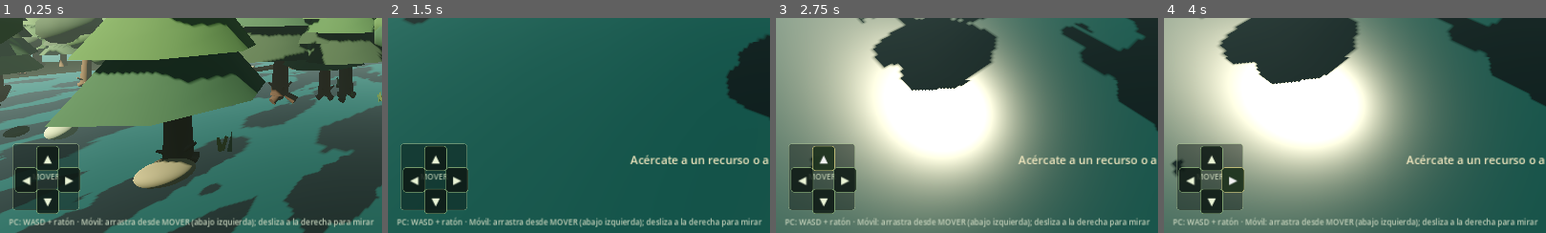
Above: before the commit, frames 1-4 (left to right).
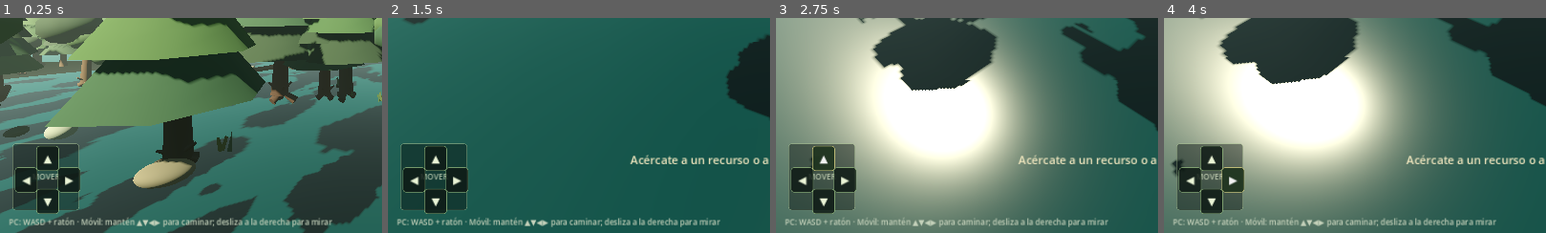
Above: after the commit, the same moments.

Repository: nicolamona/wildline
Game: Godot game, scene res://scenes/main.tscn
The game is run twice, just before and just after one commit, with the same random seed, the same clock (stepped at 60 frames per second) and the same inputs.
Inputs (mouse positions are % of the whole screen's width and height, from its top left):
- Up to frame 1 (0.25 s): no input
- Up to frame 2 (1.5 s): tap Enter at 0.5 s; move the mouse to (55, 50) at 0.52 s; hold W 0.53-1.25 s; hold Shift 0.53-1.25 s; click (55, 50) at 0.67 s; click "◈ INTERACTUAR" at 1.25 s
- Up to frame 3 (2.75 s): click "▲" at 2 s
- Up to frame 4 (4 s): click "◀" at 2.75 s; click "▶" at 3.5 s
The pictures show only the part of the screen within x 0-50%, y 50-100%; the shares and areas given below are measured in that part.

The runs differ from the first frame. In frame 1, 1.3% of the frame differs, in the area x 27-98%, y 92-98%; in frame 2, 1.4%; in frame 3, 1.1%; in frame 4, 1.2%.

Commit message:
Clarify mobile movement arrows in WILDLINE preview

Diff:
--- a/godot/scripts/world.gd
+++ b/godot/scripts/world.gd
@@ -517,7 +517,7 @@
 	_add_move_button(joystick_base, "▶", Vector2(76, 40), Vector2(32, 32), Vector2(1, 0))
 	_add_move_button(joystick_base, "▼", Vector2(40, 76), Vector2(32, 32), Vector2(0, 1))
 	var hint := Label.new()
-	hint.text = "PC: WASD + ratón · Móvil: arrastra desde MOVER (abajo izquierda); desliza a la derecha para mirar"
+	hint.text = "PC: WASD + ratón · Móvil: mantén ▲▼◀▶ para caminar; desliza a la derecha para mirar"
 	hint.anchor_left = 0.0
 	hint.anchor_right = 1.0
 	hint.anchor_top = 1.0
